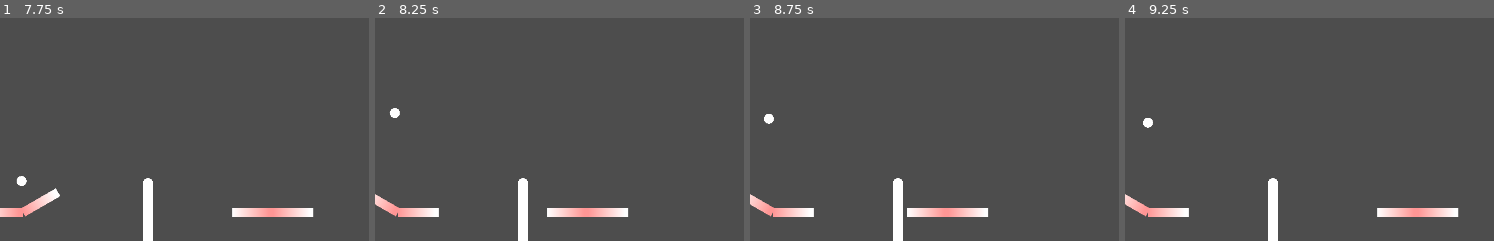
Above: before the commit, frames 1-4 (left to right).
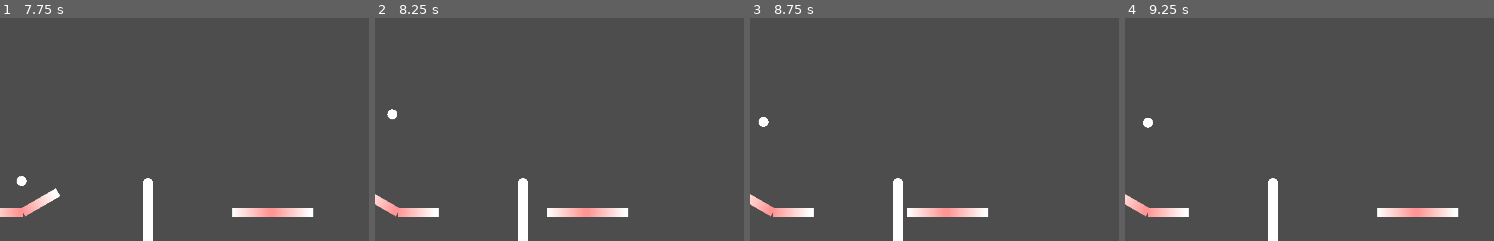
Above: after the commit, the same moments.

Repository: Skelothan/PinballPongReponged
Game: Godot game, scene res://Scenes/PinballPongArena.tscn
Two runs of this game, one before a commit and one after it. Both use one fixed random seed, a clock stepped at 60 frames per second and the inputs below.
Inputs:
- Up to frame 1 (7.75 s): tap Enter at 0.5 s; hold G (p1_flip_right) 0.53-1.28 s; hold W (p1_flip_both) 0.53-1.28 s; tap Escape (reset) at 1.25, 5.75 s; hold F (p1_flip_left) 1.28-2.03 s; tap Up (p2_flip_both) at 1.35, 5.85 s; hold , (p2_flip_left) 2.03-2.78 s; hold G (p1_flip_right) 2.03-3.53 s; tap . (p2_flip_right) at 2.85, 7.35 s; hold Left (p2_move_left) 3.53-4.28 s; hold F (p1_flip_left) 3.53-5.78 s; tap Right (p2_move_right) at 4.35 s; hold W (p1_flip_both) 5.03-5.78 s; hold G (p1_flip_right) from 5.78 s (still down); hold , (p2_flip_left) 6.53-7.28 s
- Up to frame 2 (8.25 s): release G (p1_flip_right) at 8.03 s; hold F (p1_flip_left) from 8.03 s (still down); hold Left (p2_move_left) from 8.03 s (still down)
- Up to frame 3 (8.75 s): keep holding F (p1_flip_left); keep holding Left (p2_move_left)
- Up to frame 4 (9.25 s): keep holding F (p1_flip_left); release Left (p2_move_left) at 8.78 s; tap Right (p2_move_right) at 8.85 s
The pictures show only the part of the screen within x 30-80%, y 42-92%; the shares and areas given below are measured in that part.

Frame 1 is identical in both runs. In frame 2, less than 0.1% of the frame differs, in the area x 3-7%, y 40-46%; in frame 3, 0.2%, in the area x 2-7%, y 43-49%; in frame 4, nothing differs.

Commit message:
balance: flip speed

Diff:
--- a/Objects/Paddle.tscn
+++ b/Objects/Paddle.tscn
@@ -5,7 +5,7 @@
 [ext_resource type="Gradient" uid="uid://nv1745k5nnaw" path="res://Textures/PaddleP1R.gradient.tres" id="3_glji8"]
 
 [sub_resource type="RectangleShape2D" id="RectangleShape2D_rjhxm"]
-size = Vector2(27, 24)
+size = Vector2(27, 36)
 
 [sub_resource type="BoxMesh" id="BoxMesh_ujhtd"]
 
@@ -22,7 +22,7 @@
 collision_mask = 2
 
 [node name="CollisionShape2D" type="CollisionShape2D" parent="LeftFlipper"]
-position = Vector2(-13.5, 0)
+position = Vector2(-13.5, 1.5)
 scale = Vector2(1, 0.25)
 shape = SubResource("RectangleShape2D_rjhxm")
 
@@ -36,7 +36,7 @@
 collision_mask = 2
 
 [node name="CollisionShape2D" type="CollisionShape2D" parent="RightFlipper"]
-position = Vector2(13.5, 0)
+position = Vector2(13.5, 1.5)
 scale = Vector2(1, 0.25)
 shape = SubResource("RectangleShape2D_rjhxm")
 
--- a/Scenes/PinballPongArena.tscn
+++ b/Scenes/PinballPongArena.tscn
@@ -33,7 +33,7 @@
 position = Vector2(-250, 250)
 scale = Vector2(3, 3)
 move_speed = 600
-flip_speed = 250
+flip_speed = 400
 flip_angle = 30.0
 left_bound = -450.0
 right_bound = -100.0
